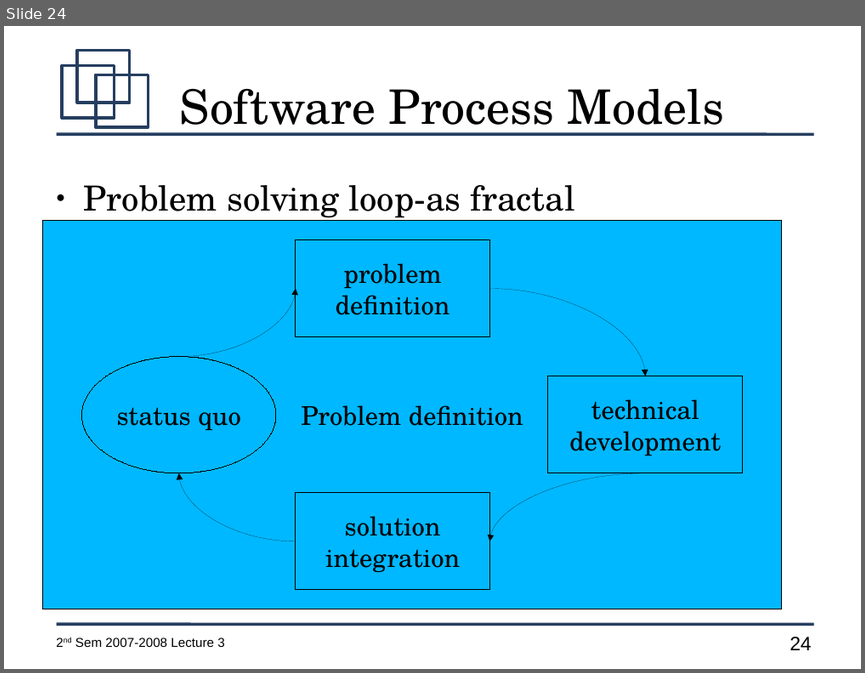
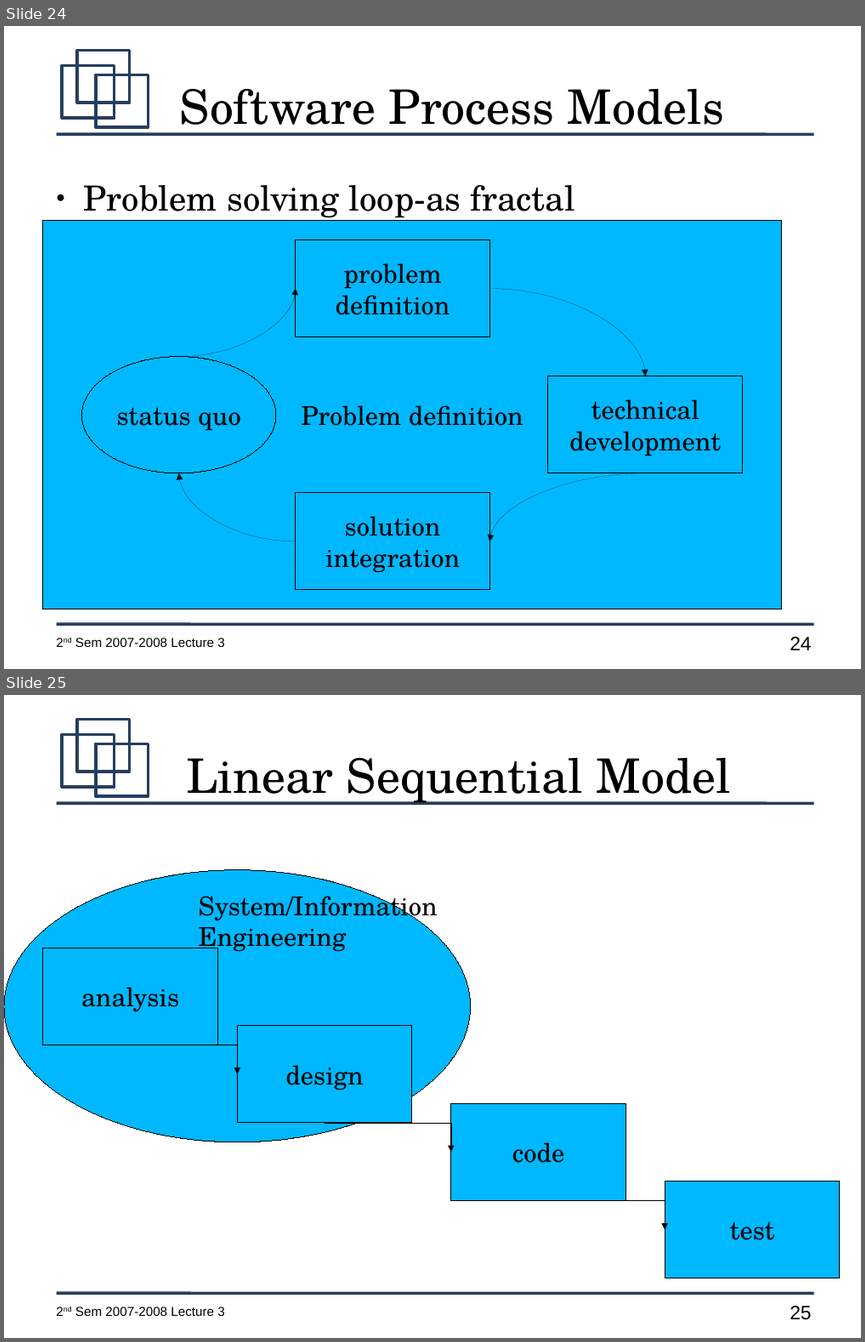
Before and after one commit to jachermocilla/jach-homepage, a slide deck: CMSC128-2nd-Sem-2007-L3.odp. Shown one above the other, each under a label of ours: slide 24 before the commit, slides 24 and 25 after it. The pictures are 865x673 and 865x1342 pixels, drawn with LibreOffice and Linux fonts; fonts in the diff are those of the drawing. Boxes give left, top, right and bottom in pixels: in the first picture for what was removed or moved away, otherwise in the second. Text is boxed around its words. In the diff, an @@ line names an element or a change of style, - is before the commit and + after.

```diff
--- a/CMSC128-2nd-Sem-2007-L3.odp
+++ b/CMSC128-2nd-Sem-2007-L3.odp
@@ slide 25 added at (x1=4, y1=695, x2=861, y2=1338), background #FFFFFF; not listed: 7 template elements that a slide beside it also shows @@
@@ title added at (x1=187, y1=758, x2=730, y2=805), 44 pt, text #000000 @@
+Linear Sequential Model
@@ ellipse added at (x1=4, y1=870, x2=471, y2=1142), fill #00B8FF, outline #000000 0 pt @@
@@ text added at (x1=199, y1=889, x2=438, y2=954), 24 pt, text #000000 @@
+System/Information Engineering
@@ rectangle added at (x1=43, y1=947, x2=218, y2=1045), fill #00B8FF, outline #000000 0 pt, 24 pt, text #000000 @@
+analysis
@@ rectangle added at (x1=237, y1=1026, x2=412, y2=1123), fill #00B8FF, outline #000000 0 pt, 24 pt, text #000000 @@
+design
@@ elbow arrow added from (130, 1045) to (237, 1074), #000000 0 pt @@
@@ elbow arrow added from (324, 1123) to (451, 1152), #000000 0 pt @@
@@ rectangle added at (x1=451, y1=1103, x2=626, y2=1201), fill #00B8FF, outline #000000 0 pt, 24 pt, text #000000 @@
+code
@@ elbow arrow added from (538, 1201) to (664, 1230), #000000 0 pt @@
@@ rectangle added at (x1=664, y1=1181, x2=840, y2=1278), fill #00B8FF, outline #000000 0 pt, 24 pt, text #000000 @@
+test
```
Also in this commit, not shown: 5 other slides added.
